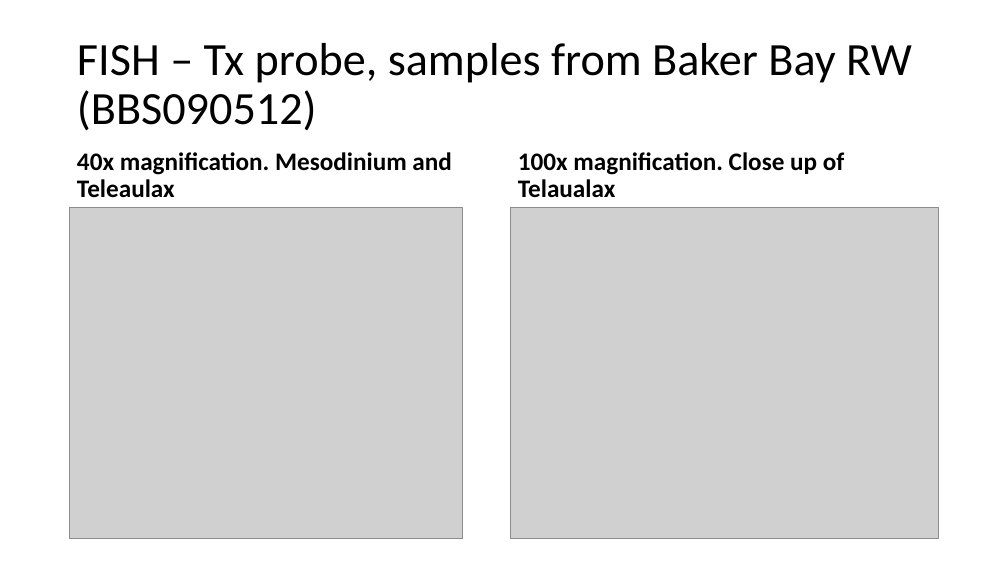
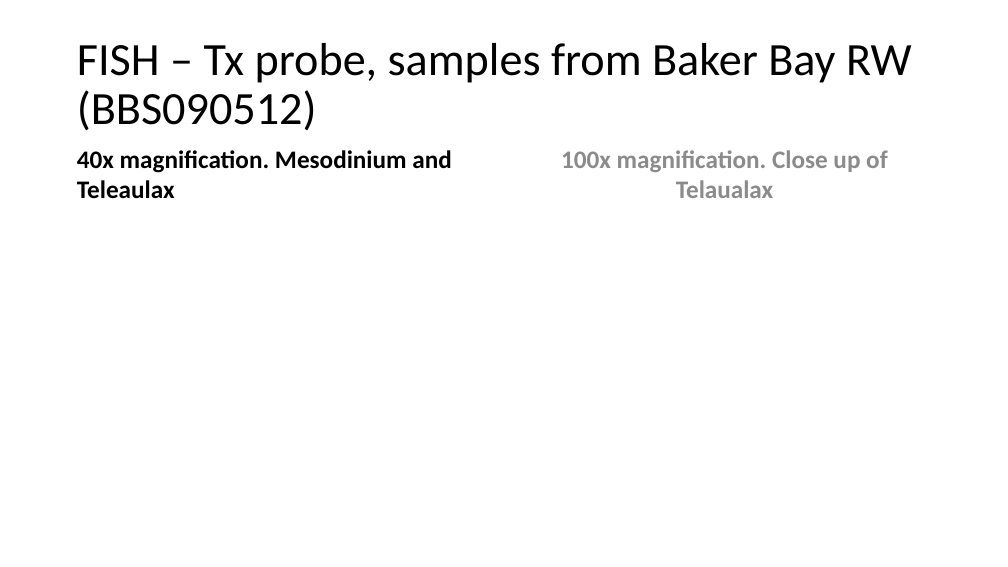
Before and after one commit to mmh1133/CMOP, a slide deck: slide 2 of pics_misc/fall2013 SAT03 data.pptx. Drawn at 1008x567 pixels with LibreOffice and Linux fonts; fonts in the diff are those of the drawing; grey boxes stand for pictures. Boxes give left, top, right and bottom in pixels: in the first picture for what was removed or moved away, otherwise in the second. Text is boxed around its words. In the diff, an @@ line names an element or a change of style, - is before the commit and + after.

```diff
--- a/pics_misc/fall2013 SAT03 data.pptx
+++ b/pics_misc/fall2013 SAT03 data.pptx
@@ text "40x magnification. Mesodinium and Teleaulax" at (x1=77, y1=150, x2=451, y2=199): line spacing 0.9 to 1; less space between paragraphs @@
@@ text "100x magnification. Close up of ..." at (x1=561, y1=150, x2=888, y2=198): text colour #000000 to #8B8B8B; alignment left to centre; line spacing 0.9 to 1; less space between paragraphs @@
@@ picture removed at (x1=70, y1=207, x2=462, y2=538) @@
@@ picture removed at (x1=510, y1=207, x2=939, y2=539) @@
```
Also in this commit, not shown: 4 other slides changed, 17 other files.
